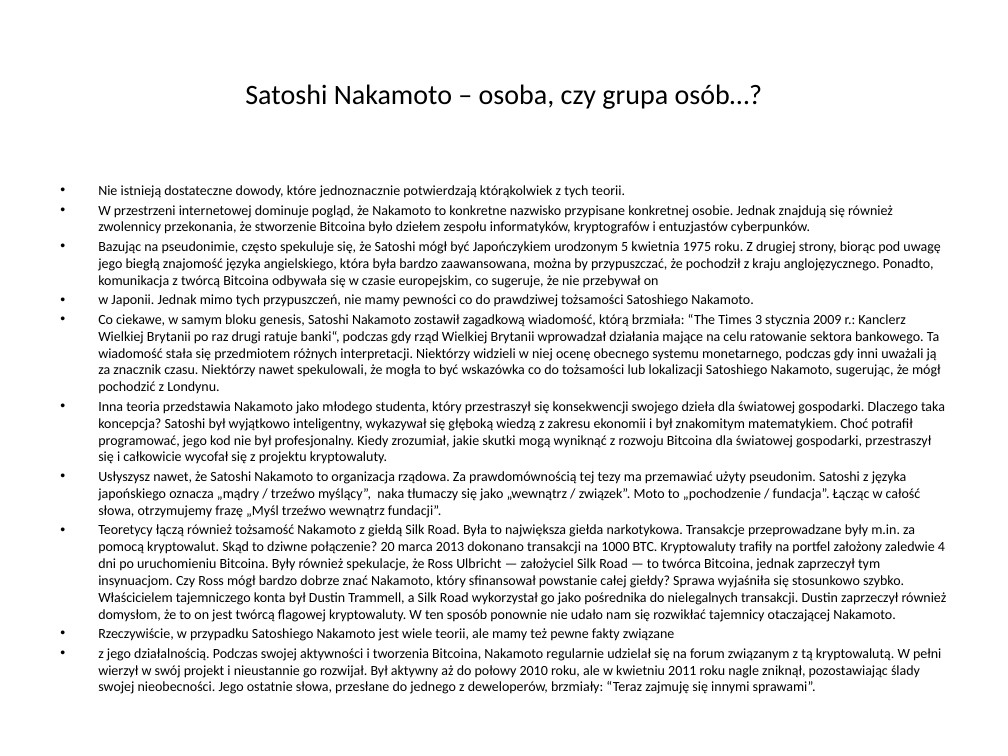
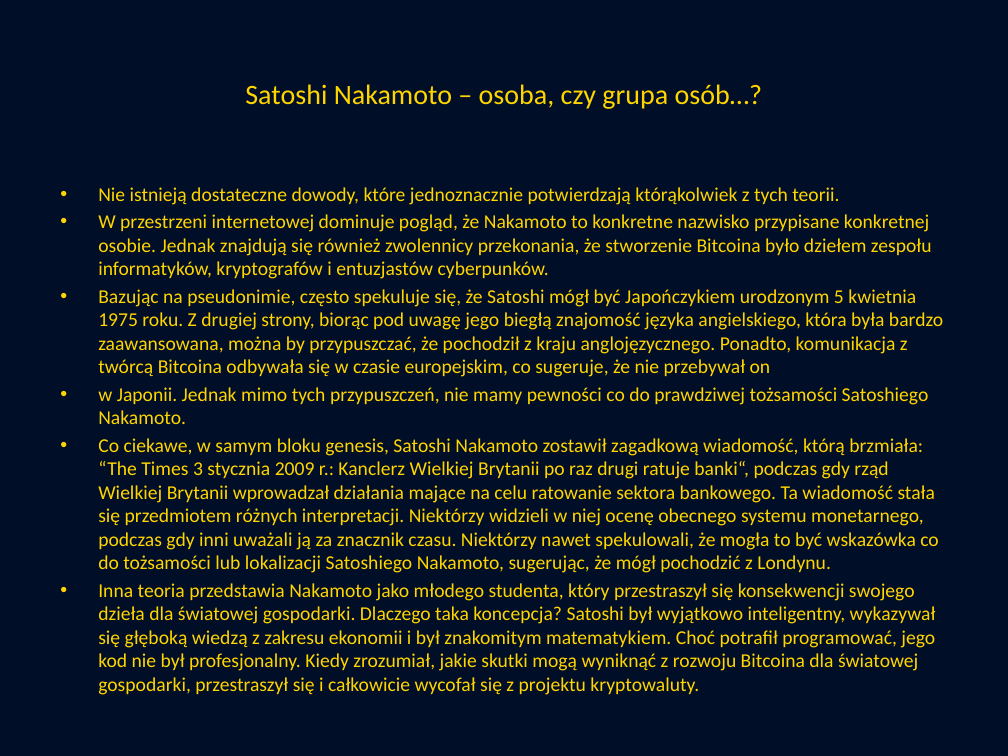
Before and after one commit to AndriiKendzor/Scraping-project-, a slide deck: slide 4 of Kto jest prawdziwym twórcą Bitcoina (63656).pptx. Drawn at 1008x756 pixels with LibreOffice and Linux fonts; fonts in the diff are those of the drawing. Boxes give left, top, right and bottom in pixels: in the first picture for what was removed or moved away, otherwise in the second. Text is boxed around its words. In the diff, an @@ line names an element or a change of style, - is before the commit and + after.

Commit message:
add_presentation

```diff
--- a/Kto jest prawdziwym twórcą Bitcoina (63656).pptx
+++ b/Kto jest prawdziwym twórcą Bitcoina (63656).pptx
@@ background #FFFFFF to #000E28 @@
@@ title "Satoshi Nakamoto – osoba, czy ..." at (245,84,763,109): text colour #000000 to #FFD500 @@
@@ text "Nie istnieją dostateczne dowody, które ..." at (98,187,943,671): size 10 to 14 pt, text colour #000000 to #FFD500 @@
@@ text at (98,471,947,678): paragraphs removed @@
-• Usłyszysz nawet, że Satoshi Nakamoto to organizacja rządowa. Za prawdomównością tej tezy ma przemawiać użyty pseudonim. Satoshi z języka japońskiego oznacza „mądry / trzeźwo myślący”, naka tłumaczy się jako „wewnątrz / związek”. Moto to „pochodzenie / fundacja”. Łącząc w całość słowa, otrzymujemy frazę „Myśl trzeźwo wewnątrz fundacji”.
-• Teoretycy łączą również tożsamość Nakamoto z giełdą Silk Road. Była to największa giełda narkotykowa. Transakcje przeprowadzane były m.in. za pomocą kryptowalut. Skąd to dziwne połączenie? 20 marca 2013 dokonano transakcji na 1000 BTC. Kryptowaluty trafiły na portfel założony zaledwie 4 dni po uruchomieniu Bitcoina. Były również spekulacje, że Ross Ulbricht — założyciel Silk Road — to twórca Bitcoina, jednak zaprzeczył tym insynuacjom. Czy Ross mógł bardzo dobrze znać Nakamoto, który sfinansował powstanie całej giełdy? Sprawa wyjaśniła się stosunkowo szybko. Właścicielem tajemniczego konta był Dustin Trammell, a Silk Road wykorzystał go jako pośrednika do nielegalnych transakcji. Dustin zaprzeczył również domysłom, że to on jest twórcą flagowej kryptowaluty. W ten sposób ponownie nie udało nam się rozwikłać tajemnicy otaczającej Nakamoto.
-• Rzeczywiście, w przypadku Satoshiego Nakamoto jest wiele teorii, ale mamy też pewne fakty związane
-• z jego działalnością. Podczas swojej aktywności i tworzenia Bitcoina, Nakamoto regularnie udzielał się na forum związanym z tą kryptowalutą. W pełni wierzył w swój projekt i nieustannie go rozwijał. Był aktywny aż do połowy 2010 roku, ale w kwietniu 2011 roku nagle zniknął, pozostawiając ślady swojej nieobecności. Jego ostatnie słowa, przesłane do jednego z deweloperów, brzmiały: “Teraz zajmuję się innymi sprawami”.
```
Also in this commit, not shown: 7 other slides changed, 2 slides added, 1 other file.
